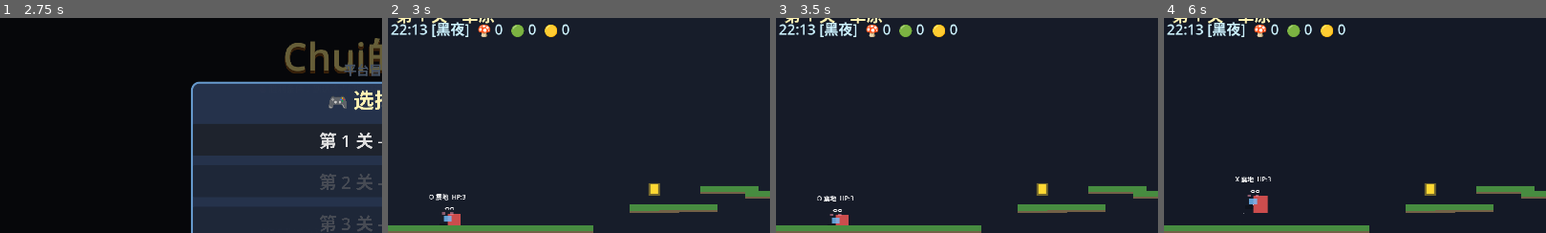
Above: before the commit, frames 1-4 (left to right).
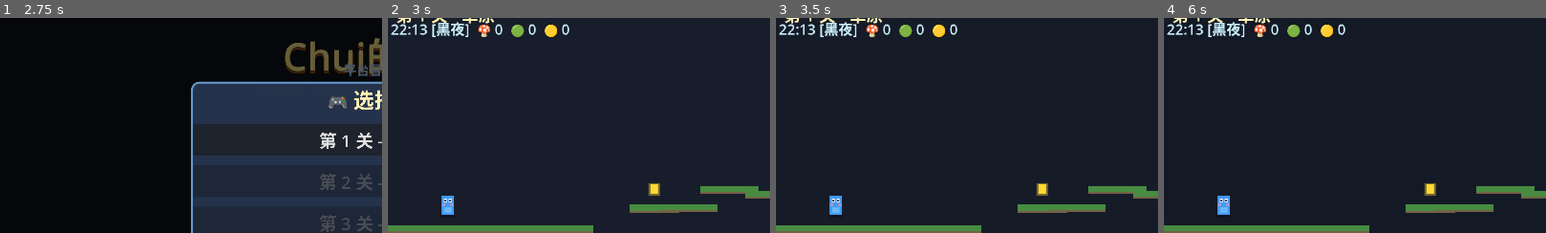
Above: after the commit, the same moments.

Repository: sckall/adventure_game
Game: Godot game, scene res://scenes/main_menu.tscn
Same seed, same stepped clock (60 frames per second), same inputs: the game is played once before the commit and once after it.
Inputs (mouse positions are % of the whole screen's width and height, from its top left):
- Up to frame 1 (2.75 s): move the mouse to (72, 45) at 0.52 s; hold D (move_right) 0.53-1.25 s; hold Space (jump) 0.53-1.25 s; click (72, 45) at 0.67 s; click "选择角色开始" at 1.25 s; click "选择" at 2 s
- Up to frame 2 (3 s): click "第 1 关 - 草原 🔓" at 2.75 s
- Up to frame 3 (3.5 s): no input
- Up to frame 4 (6 s): click "返回主菜单" at 3.5 s; tap Enter at 4.25 s; move the mouse to (30, 55) at 4.27 s; hold A (move_left) 4.28-5.03 s; tap K (attack) at 4.35 s; tap Space (jump) at 4.52, 4.55, 4.82, 5.3, 5.85 s; move the mouse to (60, 28) at 5.02 s; hold E (interact) 5.03-5.78 s; hold D (move_right) from 5.03 s (still down); move the mouse to (45, 70) at 5.77 s; click (45, 70) at 5.92 s
The pictures show only the part of the screen within x 0-50%, y 6-56%; the shares and areas given below are measured in that part.

Frame 1 is identical in both runs. In frame 2, 0.6% of the frame differs, in the area x 10-21%, y 81-97%; in frame 3, 0.6%; in frame 4, 0.8%, in the area x 14-28%, y 73-92%.
Error after the commit: Parse Error: Function "_on_area_2d_body_entered" has the same name as a previously declared function. (res://scripts/player.gd:783)

Commit message:
Fix: invincible system and monster collision layers

Diff:
--- a/scenes/ai_boss.tscn
+++ b/scenes/ai_boss.tscn
@@ -12,6 +12,9 @@
 radius = 50.0
 
 [node name="AIBoss" type="CharacterBody2D"]
+groups = ["enemies"]
+collision_layer = 2
+collision_mask = 1
 script = ExtResource("1_boss")
 boss_name = "暗影领主"
 max_hp = 20
--- a/scenes/hedgehog.tscn
+++ b/scenes/hedgehog.tscn
@@ -9,6 +9,9 @@
 radius = 18.0
 
 [node name="Hedgehog" type="CharacterBody2D"]
+groups = ["enemies"]
+collision_layer = 2
+collision_mask = 1
 script = ExtResource("1_hedgehog")
 
 [node name="CollisionShape2D" type="CollisionShape2D" parent="."]
--- a/scenes/skeleton.tscn
+++ b/scenes/skeleton.tscn
@@ -9,6 +9,9 @@
 radius = 16.0
 
 [node name="Skeleton" type="CharacterBody2D"]
+groups = ["enemies"]
+collision_layer = 2
+collision_mask = 1
 script = ExtResource("1_skeleton")
 
 [node name="CollisionShape2D" type="CollisionShape2D" parent="."]
--- a/scenes/snail.tscn
+++ b/scenes/snail.tscn
@@ -9,6 +9,9 @@
 radius = 20.0
 
 [node name="Snail" type="CharacterBody2D"]
+groups = ["enemies"]
+collision_layer = 2
+collision_mask = 1
 script = ExtResource("1_snail")
 
 [node name="CollisionShape2D" type="CollisionShape2D" parent="."]
--- a/scenes/snake.tscn
+++ b/scenes/snake.tscn
@@ -6,6 +6,9 @@
 size = Vector2(35, 15)
 
 [node name="Snake" type="CharacterBody2D"]
+groups = ["enemies"]
+collision_layer = 2
+collision_mask = 1
 script = ExtResource("1_snake")
 
 [node name="Body" type="ColorRect" parent="."]
--- a/scenes/spider.tscn
+++ b/scenes/spider.tscn
@@ -6,6 +6,9 @@
 size = Vector2(30, 25)
 
 [node name="Spider" type="CharacterBody2D"]
+groups = ["enemies"]
+collision_layer = 2
+collision_mask = 1
 script = ExtResource("1_spider")
 
 [node name="Body" type="ColorRect" parent="."]
--- a/scripts/player.gd
+++ b/scripts/player.gd
@@ -47,6 +47,11 @@
 var can_fireball: bool = true
 var fireball_cooldown: float = 0.8
 var fireball_cooldown_timer: float = 0.0
+
+# 受伤无敌时间
+var invincible: bool = false
+var invincible_duration: float = 1.0
+var invincible_timer: float = 0.0
 
 var hp: int = 3
 var max_hp: int = 3
@@ -344,6 +349,15 @@
 		piercing_shot_cooldown_timer -= delta
 
 func perform_jump():
+	if piercing_shot_cooldown_timer > 0:
+		piercing_shot_cooldown_timer -= delta
+
+	# 无敌时间倒计时
+	if invincible:
+		invincible_timer -= delta
+		if invincible_timer <= 0:
+			invincible = false
+
 	velocity.y = jump_force
 	can_jump_buffer = false
 	can_coyote_jump = false
@@ -734,8 +748,12 @@
 	body_rect.position = Vector2.ZERO
 
 func take_damage():
-	if is_shielded:
+	if is_shielded or invincible:
 		return
+
+	# 设置无敌时间
+	invincible = true
+	invincible_timer = invincible_duration
 
 	_reset_body_parts()  # 重置之前的变形
 
@@ -758,6 +776,14 @@
 	if collider.name == "Exit":
 		get_parent()._on_player_reached_exit()
 
+	# 检查是否是敌人（只有敌人造成伤害）
+	if (collider.is_in_group("enemies") or collider.has_meta("type")) and not invincible:
+		take_damage()
+
+func _on_area_2d_body_entered(collider):
+	if collider.name == "Exit":
+		get_parent()._on_player_reached_exit()
+
 	if collider.has_meta("type") and collider.get_meta("type") == "slime":
 		take_damage()
 
Not shown, added: PUSH_INSTRUCTIONS.md
Not shown, added: push_to_github.sh
